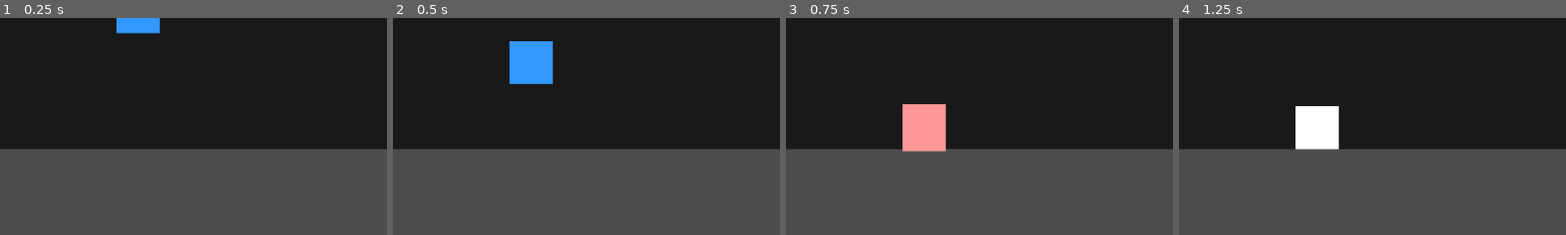
Above: before the commit, frames 1-4 (left to right).
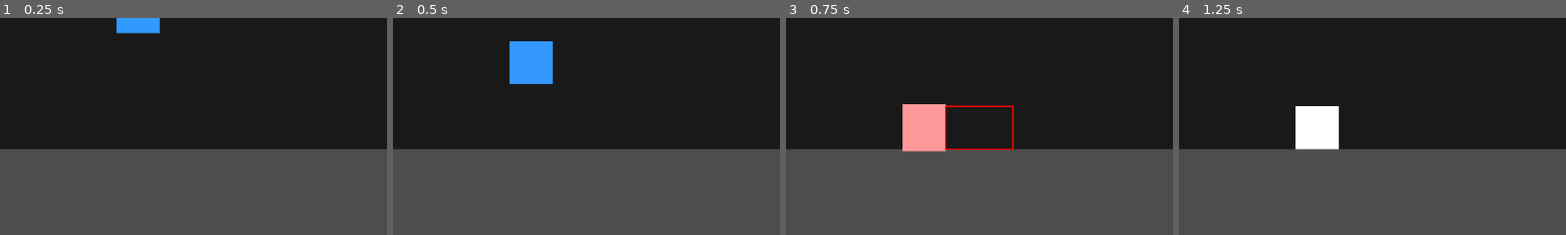
Above: after the commit, the same moments.

Repository: GitLlamma/Fight-Fight-Game-Game
Game: Godot game, scene res://scenes/main.tscn
The game is run twice, just before and just after one commit, with the same random seed, the same clock (stepped at 60 frames per second) and the same inputs.
Inputs:
- Up to frame 1 (0.25 s): no input
- Up to frame 2 (0.5 s): no input
- Up to frame 3 (0.75 s): hold Right (ui_right) from 0.53 s (still down); tap T (attack_p1) at 0.6 s
- Up to frame 4 (1.25 s): keep holding Right (ui_right); tap Up (ui_up) at 0.77 s
The pictures show only the part of the screen within x 3-53%, y 47-97%; the shares and areas given below are measured in that part.

Frames 1-2 are identical in both runs. In frame 3, 0.5% of the frame differs, in the area x 41-59%, y 40-61%; in frame 4, nothing differs.

Commit message:
Added attack hitbox visibility for debugging

Diff:
--- a/GodotFiles/fight-fight-game-game/scenes/player/player.tscn
+++ b/GodotFiles/fight-fight-game-game/scenes/player/player.tscn
@@ -29,3 +29,9 @@
 [node name="AttackCollision" type="CollisionShape2D" parent="AttackHitbox"]
 shape = SubResource("RectangleShape2D_2")
 position = Vector2(82, -32)
+
+[node name="AttackDebugOutline" type="Line2D" parent="AttackHitbox"]
+visible = false
+points = PackedVector2Array(32, -64, 132, -64, 132, 0, 32, 0, 32, -64)
+width = 2.0
+default_color = Color(1, 0, 0, 1)
--- a/GodotFiles/fight-fight-game-game/scripts/player_controller.gd
+++ b/GodotFiles/fight-fight-game-game/scripts/player_controller.gd
@@ -20,6 +20,7 @@
 
 @onready var sprite = $Sprite
 @onready var attack_hitbox = $AttackHitbox
+@onready var attack_debug_outline = $AttackHitbox/AttackDebugOutline
 
 var current_animation = "idle"
 
@@ -27,6 +28,8 @@
 	health = max_health
 	if attack_hitbox:
 		attack_hitbox.body_entered.connect(_on_attack_hitbox_entered)
+	if attack_debug_outline:
+		attack_debug_outline.hide()
 	if not sprite:
 		sprite = $Sprite
 
@@ -105,11 +108,15 @@
 	# Activate hitbox briefly
 	if attack_hitbox:
 		attack_hitbox.monitoring = true
+	if attack_debug_outline:
+		attack_debug_outline.show()
 
 	await get_tree().create_timer(0.3).timeout
 	is_attacking = false
 	if attack_hitbox:
 		attack_hitbox.monitoring = false
+	if attack_debug_outline:
+		attack_debug_outline.hide()
 
 	# Reset animation scale
 	if sprite:
